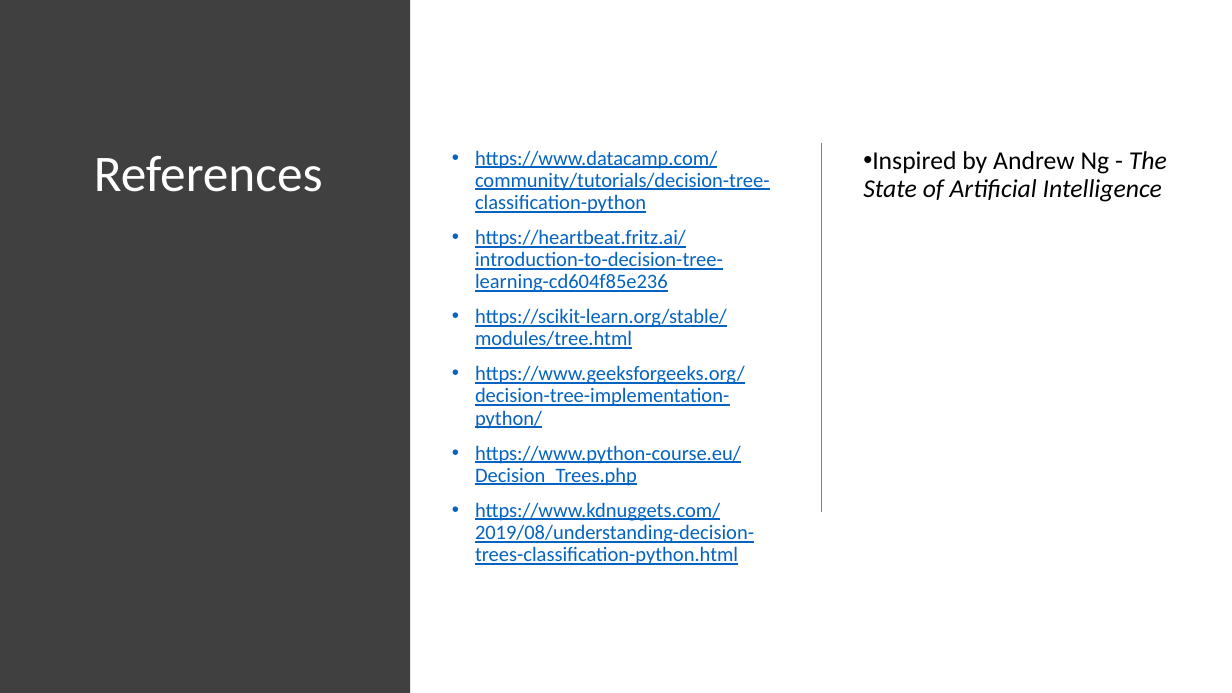
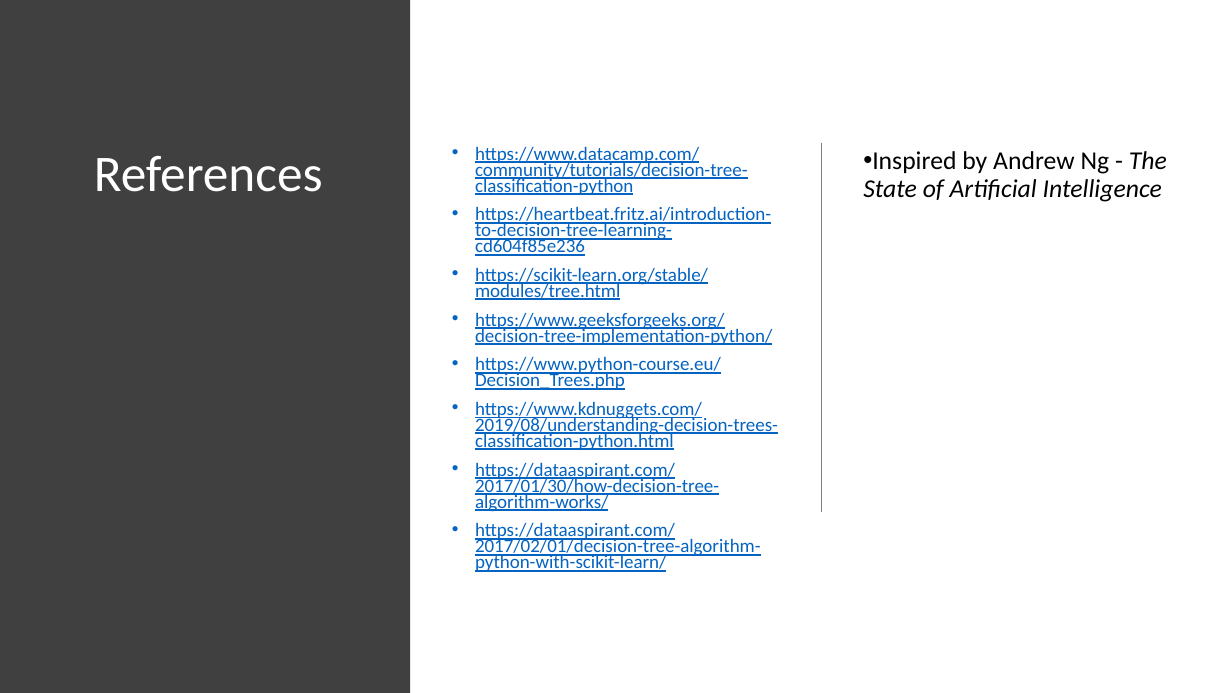
Before and after one commit to dastous/General-Assembly, a slide deck: slide 30 of Decision Trees.pptx (slide 31 before the commit). Drawn at 1232x693 pixels with LibreOffice and Linux fonts; fonts in the diff are those of the drawing. Boxes give left, top, right and bottom in pixels: in the first picture for what was removed or moved away, otherwise in the second. Text is boxed around its words. In the diff, an @@ line names an element or a change of style, - is before the commit and + after.

```diff
--- a/Decision Trees.pptx
+++ b/Decision Trees.pptx
@@ text at box(475, 146, 778, 450): size 16 to 14.8 pt in "https://www.datacamp.com/community/tutorials/decision-tree-c ...", "https://heartbeat.fritz.ai/introduction-to-decision-tree-lea ...", "https://scikit-learn.org/stable/modules/tree.html", "https://www.geeksforgeeks.org/decision-tree-implementation-p ..." and 2 more places; line spacing 0.9 to 0.7 @@
@@ text at box(475, 462, 761, 572): paragraphs added @@
+• https://dataaspirant.com/2017/01/30/how-decision-tree-algorithm-works/
+• https://dataaspirant.com/2017/02/01/decision-tree-algorithm-python-with-scikit-learn/
```
Also in this commit, not shown: 3 other slides changed, 1 slide removed.
